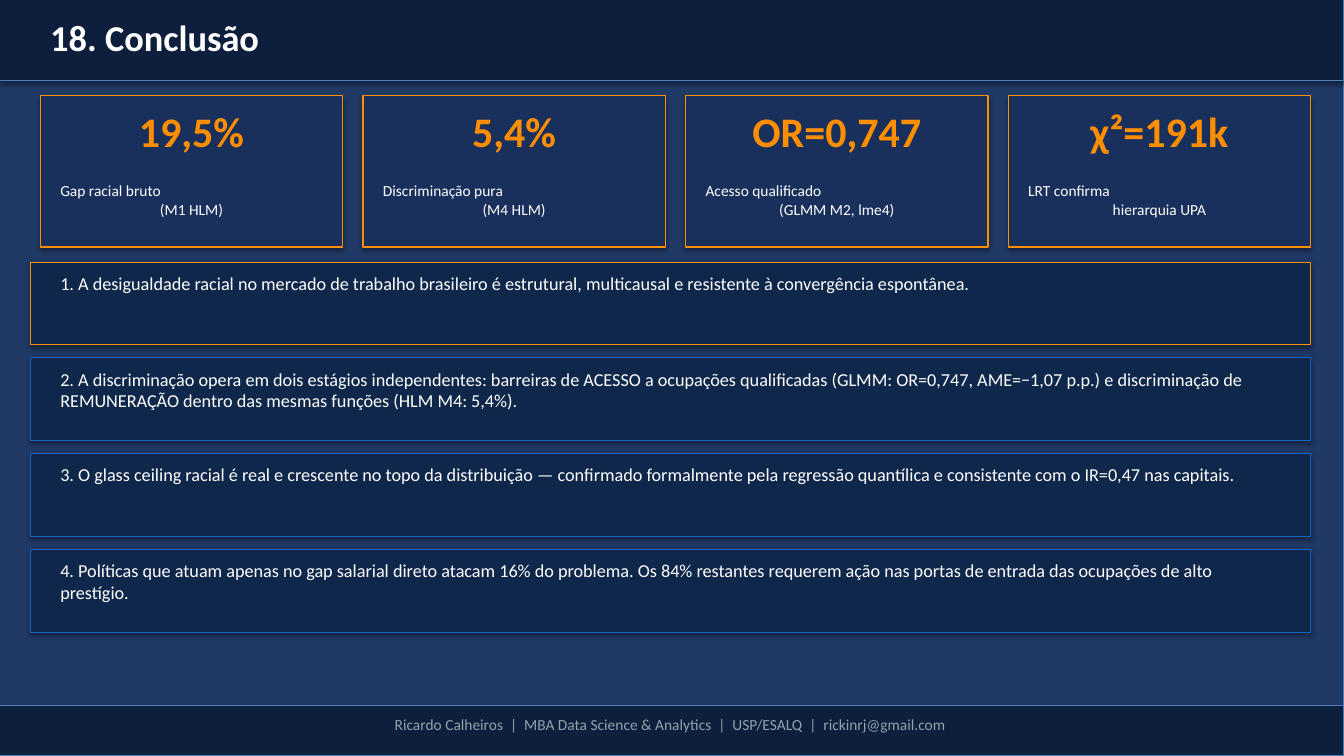
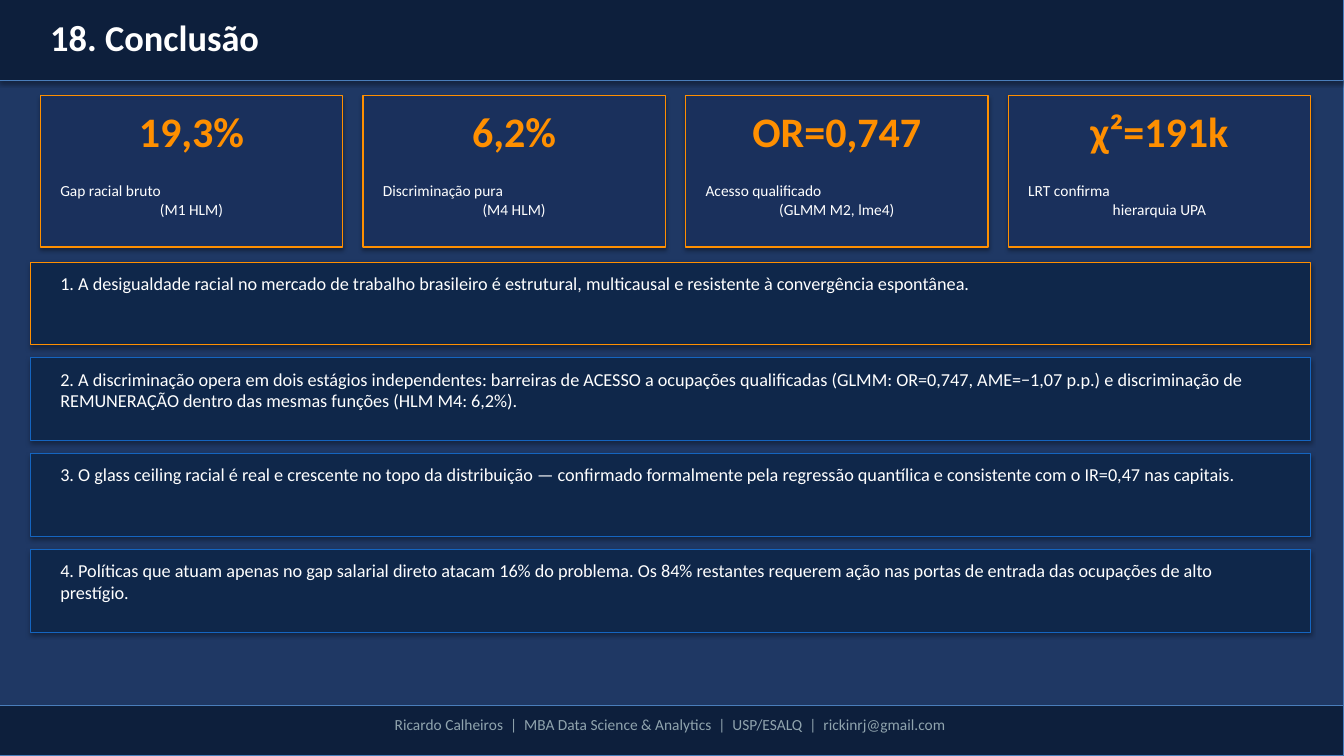
Before and after one commit to rickinrj-ux/ProjetoRacismoPNAD, a slide deck: slide 20 of apresentacao_tcc.pptx. Drawn at 1344x756 pixels with LibreOffice and Linux fonts; fonts in the diff are those of the drawing. Boxes give left, top, right and bottom in pixels: in the first picture for what was removed or moved away, otherwise in the second. Text is boxed around its words. In the diff, an @@ line names an element or a change of style, - is before the commit and + after.

```diff
--- a/apresentacao_tcc.pptx
+++ b/apresentacao_tcc.pptx
@@ text at (139, 118, 244, 153): text changed @@
-19,5%
+19,3%
@@ text at (472, 118, 556, 153): text changed @@
-5,4%
+6,2%
@@ text at (60, 373, 1242, 410): text changed @@
-2. A discriminação opera em dois estágios independentes: barreiras de ACESSO a ocupações qualificadas (GLMM: OR=0,747, AME=−1,07 p.p.) e discriminação de REMUNERAÇÃO dentro das mesmas funções (HLM M4: 5,4%).
+2. A discriminação opera em dois estágios independentes: barreiras de ACESSO a ocupações qualificadas (GLMM: OR=0,747, AME=−1,07 p.p.) e discriminação de REMUNERAÇÃO dentro das mesmas funções (HLM M4: 6,2%).
```
Also in this commit, not shown: 5 other slides changed, 13 other files.
